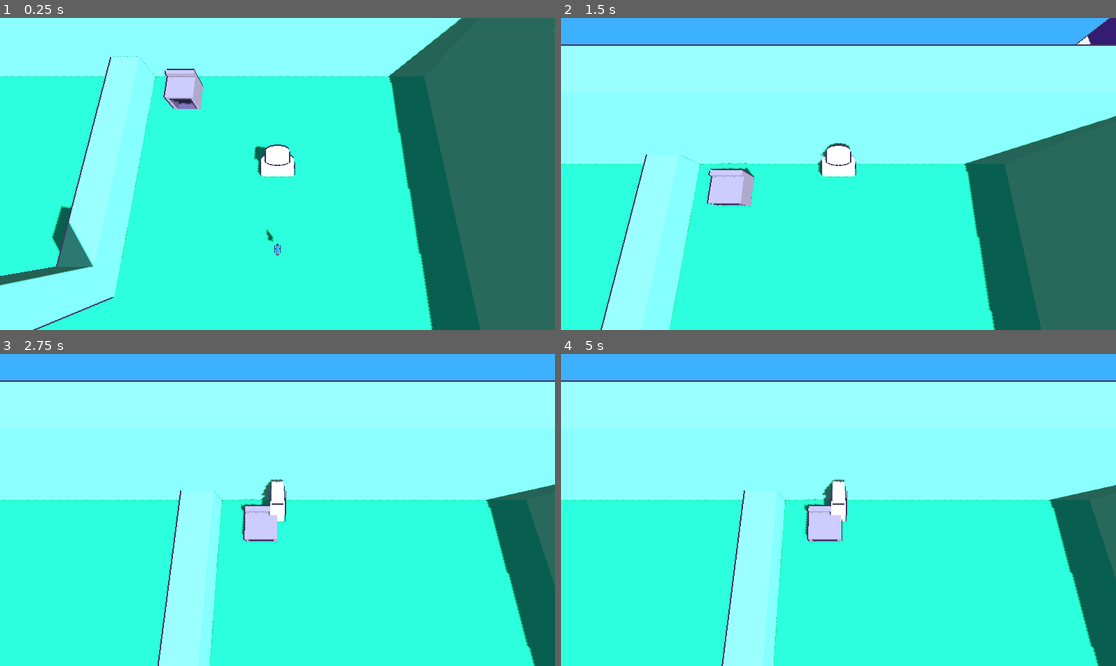
Above: before the commit, frames 1-4 (two rows, left to right).
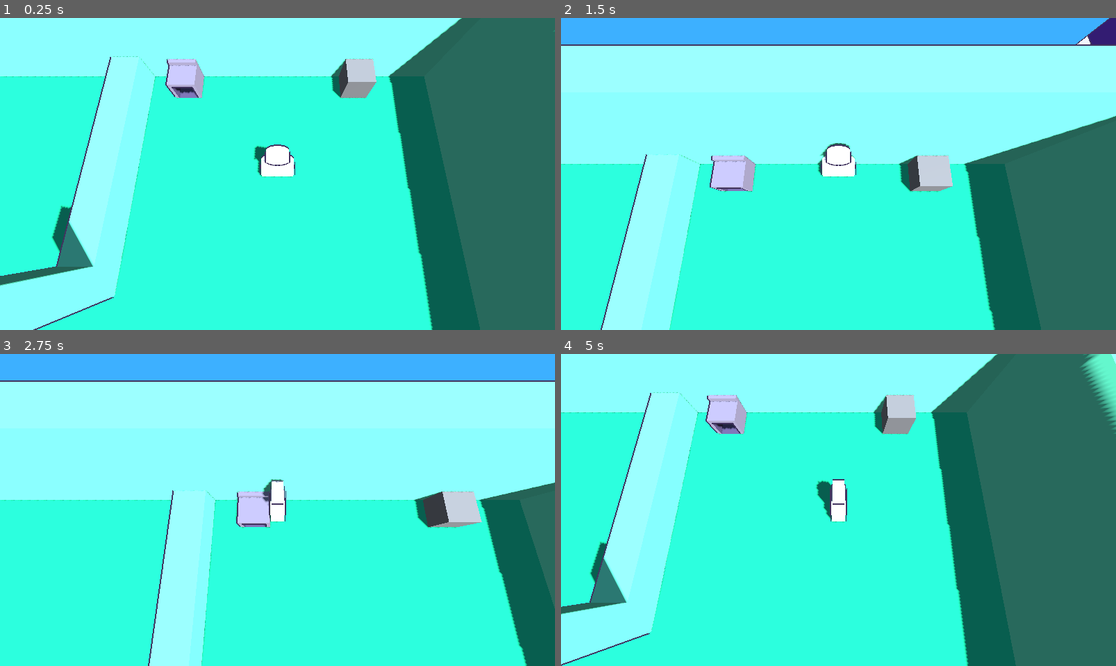
Above: after the commit, the same moments.

Repository: ChWh2/Purrfect-Platter
Game: Godot game, scene res://Scenes/main.tscn
The game is run twice, just before and just after one commit, with the same random seed, the same clock (stepped at 60 frames per second) and the same inputs.
Inputs:
- Up to frame 1 (0.25 s): no input
- Up to frame 2 (1.5 s): tap Enter at 0.5 s; hold W (Up) from 0.53 s (still down); tap E (Interact) at 0.6, 1.35 s
- Up to frame 3 (2.75 s): tap Space at 2 s; release W (Up) at 2.03 s; hold A (Left) from 2.03 s (still down); tap Q (Throw) at 2.1 s; tap E (Interact) at 2.3 s
- Up to frame 4 (5 s): tap E (Interact) at 2.85, 3.6, 4.55 s; tap Enter at 3.5 s; release A (Left) at 3.53 s; hold S (Down) 3.53-4.28 s; hold D (Right) from 4.28 s (still down); tap Q (Throw) at 4.35 s

The runs differ from the first frame. In frame 1, 1.7% of the frame differs, in the area x 29-68%, y 12-77%; in frame 2, 1.9%; in frame 3, 5.1%; in frame 4, 64%, in the area x 0-100%, y 0-100%.

Commit message:
Added Fish Spawner

Diff:
--- a/Scenes/customer.tscn
+++ b/Scenes/customer.tscn
@@ -14,6 +14,12 @@
 script = ExtResource("1_cf4kh")
 
 [node name="Body" type="RigidBody3D" parent="."]
+axis_lock_linear_x = true
+axis_lock_linear_y = true
+axis_lock_linear_z = true
+axis_lock_angular_x = true
+axis_lock_angular_y = true
+axis_lock_angular_z = true
 
 [node name="MeshInstance3D" type="MeshInstance3D" parent="Body"]
 mesh = SubResource("CapsuleMesh_yhahy")
--- /dev/null
+++ b/Scenes/fish_spawner.tscn
@@ -0,0 +1,26 @@
+[gd_scene load_steps=4 format=3 uid="uid://6oxvrvgy0p46"]
+
+[ext_resource type="Script" path="res://Scripts/fish_spawner.gd" id="1_mlh6u"]
+
+[sub_resource type="BoxMesh" id="BoxMesh_12pei"]
+
+[sub_resource type="BoxShape3D" id="BoxShape3D_1yqsr"]
+
+[node name="FishSpawner" type="StaticBody3D"]
+collision_layer = 2147483649
+collision_mask = 2147483649
+script = ExtResource("1_mlh6u")
+
+[node name="MeshInstance3D" type="MeshInstance3D" parent="."]
+mesh = SubResource("BoxMesh_12pei")
+
+[node name="CollisionShape3D" type="CollisionShape3D" parent="."]
+shape = SubResource("BoxShape3D_1yqsr")
+
+[node name="SpawnPosition" type="Node3D" parent="."]
+transform = Transform3D(1, 0, 0, 0, 1, 0, 0, 0, 1, 0, 0, 1)
+
+[node name="cooldown" type="Timer" parent="."]
+one_shot = true
+
+[connection signal="timeout" from="cooldown" to="." method="cooldownTimeout"]
--- a/Scenes/main.tscn
+++ b/Scenes/main.tscn
@@ -4,7 +4,7 @@
 [ext_resource type="Script" path="res://Scripts/mainGameManager.gd" id="1_ur7al"]
 [ext_resource type="PackedScene" uid="uid://dw8xks7h06bia" path="res://Scenes/oven.tscn" id="4_f5kfh"]
 [ext_resource type="Material" uid="uid://wb6wcoupqby0" path="res://Materials/Standard.tres" id="4_xf2gx"]
-[ext_resource type="PackedScene" uid="uid://dp6m3merowmpf" path="res://Scenes/fish.tscn" id="5_2u07w"]
+[ext_resource type="PackedScene" uid="uid://6oxvrvgy0p46" path="res://Scenes/fish_spawner.tscn" id="5_l7jbb"]
 
 [sub_resource type="ProceduralSkyMaterial" id="ProceduralSkyMaterial_w10n7"]
 
@@ -247,10 +247,7 @@
 transform = Transform3D(1, 0, 0, 0, 1, 0, 0, 0, 1, 13, 0.1, -5)
 
 [node name="Oven" parent="." instance=ExtResource("4_f5kfh")]
-transform = Transform3D(1, 0, 0, 0, 1, 0, 0, 0, 1, 9.5, -0.5, -8)
-
-[node name="rawFish" parent="." instance=ExtResource("5_2u07w")]
-transform = Transform3D(1, 0, 0, 0, 1, 0, 0, 0, 1, 13, 0.190262, -2.42524)
+transform = Transform3D(1, 0, 0, 0, 1, 0, 0, 0, 1, 9.5, -0.5, -8.5)
 
 [node name="Map" type="Node3D" parent="."]
 
@@ -342,4 +339,9 @@
 wait_time = 15.0
 autostart = true
 
+[node name="Fish" type="Node3D" parent="."]
+
+[node name="FishSpawner" parent="." instance=ExtResource("5_l7jbb")]
+transform = Transform3D(1, 0, 0, 0, 1, 0, 0, 0, 1, 16, -0.5, -8.5)
+
 [connection signal="timeout" from="CustomerSpawnTimer" to="." method="customerSpawnTimeout"]
--- a/Scripts/CharacterController.gd
+++ b/Scripts/CharacterController.gd
@@ -23,7 +23,9 @@
 
 		for interactible in interactsInRadius.size():
 			if interactsInRadius[interactible].CanInteract:
-				if position.distance_to(interactsInRadius[interactible].position) < closestInteractableRadius:
+				var dist = Vector2(position.x, position.z).distance_to(Vector2(interactsInRadius[interactible].position.x,interactsInRadius[interactible].position.z))
+
+				if dist < closestInteractableRadius:
 					closestInteractableRadius = position.distance_to(interactsInRadius[interactible].position)
 					closestInteractable = interactsInRadius[interactible]
 
--- /dev/null
+++ b/Scripts/fish_spawner.gd
@@ -0,0 +1,28 @@
+extends Interactable
+
+var readyToDispense = true
+
+const fishPreload = preload("res://Scenes/fish.tscn")
+
+func _ready():
+	CanInteract = true
+
+func cooldownTimeout():
+	CanInteract = true
+	readyToDispense = true
+
+func interactEvent(_distance):
+	CanInteract = false
+	readyToDispense = false
+	$cooldown.start()
+
+	var fish = fishPreload.instantiate()
+	get_tree().current_scene.get_node("Fish").add_child(fish)
+	fish.global_position = $SpawnPosition.global_position
+
+func getPrompt() -> String:
+	if(readyToDispense):
+		Prompt = "Dispense"
+	else:
+		Prompt = str($cooldown.time_left).pad_decimals(2)
+	return Prompt
--- a/Scripts/mainGameManager.gd
+++ b/Scripts/mainGameManager.gd
@@ -19,11 +19,11 @@
 	c.queue_free()
 
 func _process(delta):
-	for i in customers.size():
+	for i in customers.size() - 1:
 		if(customers[i].readyForDeletion):
 			destroyCustomer(i)
 
-	for i in customers.size():
+	for i in customers.size() - 1:
 		if(i == 0):
 			customers[i].firstInLine = true
 
